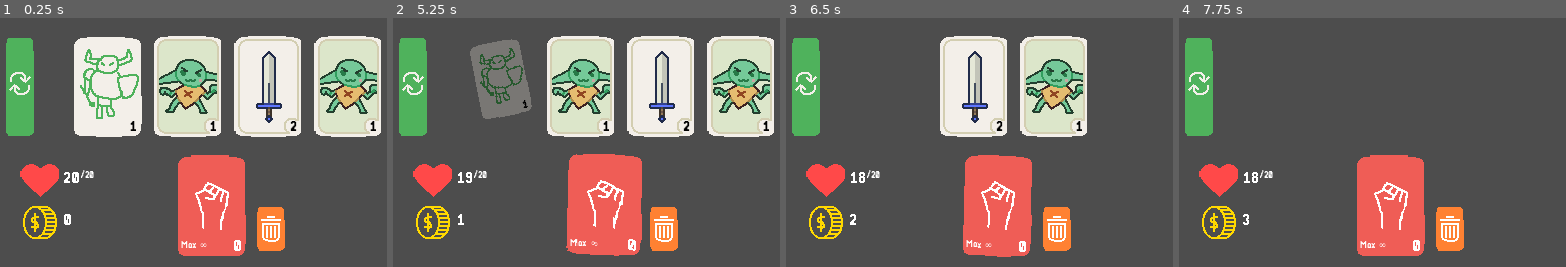
Above: before the commit, frames 1-4 (left to right).
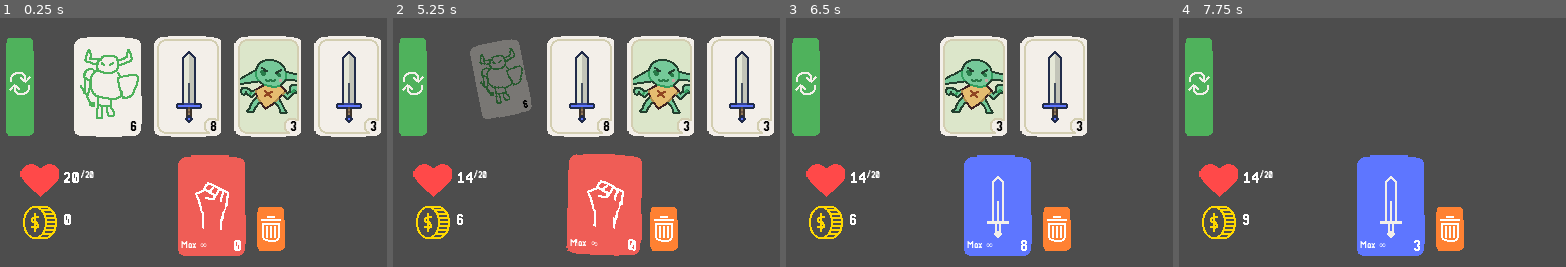
Above: after the commit, the same moments.

Repository: galo-01/exitTheDungeon
Game: Godot game, scene res://Scenes/Test_1.tscn
The game is run twice, just before and just after one commit, with the same random seed, the same clock (stepped at 60 frames per second) and the same inputs.
Inputs (mouse positions are in pixels of both pictures, inside the frame that each line leads up to):
- Up to frame 1 (0.25 s): no input
- Up to frame 2 (5.25 s): click (412, 85) at 0.5 s; click (663, 229) at 1.25 s; click (412, 85) at 2 s; click (663, 229) at 2.75 s; click (412, 85) at 3.5 s; click (663, 229) at 4.25 s; tap Enter at 5 s; move the mouse to (501, 87) at 5.02 s; click (501, 87) at 5.17 s
- Up to frame 3 (6.5 s): move the mouse to (933, 87) at 5.77 s; click (933, 87) at 5.92 s
- Up to frame 4 (7.75 s): move the mouse to (1364, 87) at 6.52 s; click (1364, 87) at 6.67 s; move the mouse to (1407, 87) at 7.27 s; click (1407, 87) at 7.42 s

The runs differ from the first frame. In frame 1, 16% of the frame differs, in the area x 33-98%, y 9-46%; in frame 2, 16%; in frame 3, 17%, in the area x 16-77%, y 9-96%; in frame 4, 6.9%.

Commit message:
Added CardObject that contains its CardData and other mutuable values.

Diff:
--- a/exitthedungeon/Code/card.gd
+++ b/exitthedungeon/Code/card management/card.gd
@@ -13,18 +13,22 @@
 	$Animator.play('idle')
 
 
-func set_card(data: CardData):
+func set_card(cardObj: CardObject):
 
 	# 1) Level and type from the card data
-	type = data.type
-	level = randi_range(data.min_level, data.max_level)
+	type = cardObj.data.type
+	level = cardObj.level
 
 	print(level)
 
+
 	# 2) Set texture and level visuals
-	$Sprite.texture = data.texture
-	LevelLabel.text = str(level)
+	$Sprite.texture = cardObj.data.texture
+	LevelLabel.text = str(cardObj.level)
 	$Animator.play('idle')
+
+
+
 
 # ---------------------------------------------------------------- Click
 
--- /dev/null
+++ b/exitthedungeon/Code/card management/cardObj.gd
@@ -0,0 +1,9 @@
+extends RefCounted
+class_name CardObject
+
+var data: CardData
+var level: int
+
+func _init(card_data: CardData):
+	data = card_data
+	level = randi_range(data.min_level, data.max_level)
--- a/exitthedungeon/Code/card_manager.gd
+++ b/exitthedungeon/Code/card management/card_manager.gd
@@ -4,9 +4,10 @@
 @onready var CardContainer = $CardsContainer
 
 
-
 @export var cards_pool: Array[CardData] # NEW array of posible cards
 
+
+var deck: Array[CardObject] = []
 
 
 func _ready() -> void:
@@ -23,7 +24,7 @@
 	print('------------')
 	for i in num:
 
-		# Create card and add to CardContainer
+		# Create card NODE and add to CardContainer
 		var card_instance = Card.instantiate()
 
 		# Add card to CardContainer
@@ -32,8 +33,11 @@
 		# Choose a card from the card_pool
 		var card_data = cards_pool[randi_range(0,cards_pool.size()-1)]
 
-		# give cardData to the card created
-		card_instance.set_card(card_data)
+		# Create a card OBJECT and give it the card_data
+		var card_obj = CardObject.new(card_data)
+
+		# give card_obj to the card created
+		card_instance.set_card(card_obj)
 
 
 	# Update layout after all cards were added
--- a/exitthedungeon/Code/global.gd
+++ b/exitthedungeon/Code/global.gd
@@ -12,8 +12,9 @@
 
 # ------------------------------------------------------------ DECK BOULDING
 
-var full_deck = [] # will be the sum fo player_deck and enemy_deck
-var cards_on_table = []
+
+var player_deck = [] # not used yet
+var table_cards: Array[CardObject] = []
 
 # ------------------------------------------------------------- CARD ACTIONS
 
--- a/exitthedungeon/Scenes/Card.tscn
+++ b/exitthedungeon/Scenes/Card.tscn
@@ -1,6 +1,6 @@
 [gd_scene load_steps=11 format=3 uid="uid://cv2trkxduoqww"]
 
-[ext_resource type="Script" path="res://Code/card.gd" id="1_pji3r"]
+[ext_resource type="Script" path="res://Code/card management/card.gd" id="1_pji3r"]
 [ext_resource type="Texture2D" uid="uid://b4eua80iyyq7u" path="res://Sprites/Cards/card_goblin2.png" id="2_k10kk"]
 [ext_resource type="LabelSettings" uid="uid://eel80ghwbypo" path="res://Sprites/Label Settings/label3_normal.tres" id="3_40rcs"]
 
--- a/exitthedungeon/Scenes/Test_1.tscn
+++ b/exitthedungeon/Scenes/Test_1.tscn
@@ -1,22 +1,30 @@
-[gd_scene load_steps=22 format=3 uid="uid://b28wgg8vsvahw"]
+[gd_scene load_steps=24 format=3 uid="uid://b28wgg8vsvahw"]
 
 [ext_resource type="PackedScene" uid="uid://cv2trkxduoqww" path="res://Scenes/Card.tscn" id="1_ac6jj"]
-[ext_resource type="Script" path="res://Code/card_manager.gd" id="1_c3chp"]
+[ext_resource type="Script" path="res://Code/card management/card_manager.gd" id="1_c3chp"]
 [ext_resource type="Script" path="res://Code/hero.gd" id="2_bja64"]
 [ext_resource type="Texture2D" uid="uid://qyonxvr620xd" path="res://Sprites/healthIcon1.png" id="2_txy4r"]
-[ext_resource type="Script" path="res://Code/cards_container.gd" id="3_1dfm8"]
-[ext_resource type="Script" path="res://Code/cardData.gd" id="3_hy8ve"]
+[ext_resource type="Script" path="res://Code/card management/cards_container.gd" id="3_1dfm8"]
+[ext_resource type="Script" path="res://Code/card management/cardData.gd" id="3_hy8ve"]
 [ext_resource type="Texture2D" uid="uid://dhmlcvakwx6jh" path="res://Sprites/changeCardsButton1.png" id="4_wgtaw"]
 [ext_resource type="Resource" uid="uid://dxy00cbymskb2" path="res://Scenes/Tres/goblins/goblin.tres" id="5_6xdy8"]
 [ext_resource type="Resource" uid="uid://cn7xin2cd04il" path="res://Scenes/Tres/weapons/sword.tres" id="5_pbkl7"]
 [ext_resource type="LabelSettings" uid="uid://kfihbm5bi7c3" path="res://Sprites/Label Settings/label1_normal.tres" id="6_bo4sg"]
-[ext_resource type="Resource" uid="uid://jhmjvjl0ghhg" path="res://Scenes/Tres/goblins/slime.tres" id="6_x3gt3"]
+[ext_resource type="Texture2D" uid="uid://db41vk56eqacp" path="res://Sprites/Cards/card_goblin1.png" id="6_iwkjg"]
 [ext_resource type="LabelSettings" uid="uid://cg46jtso5i2j3" path="res://Sprites/Label Settings/label2_small.tres" id="7_4sdm5"]
 [ext_resource type="Resource" uid="uid://br24ajl6f7fku" path="res://Scenes/Tres/goblins/goblin_warrior.tres" id="7_8hcp5"]
 [ext_resource type="Texture2D" uid="uid://bvwblna6aqlye" path="res://Sprites/handCard.png" id="7_d8wla"]
 [ext_resource type="Texture2D" uid="uid://hlte2rb60wek" path="res://Sprites/coinIcon1.png" id="8_j8ma8"]
 [ext_resource type="Resource" uid="uid://d3jhioa2lghyn" path="res://Scenes/Tres/items/potion_minor.tres" id="8_vxm47"]
+[ext_resource type="Resource" uid="uid://deohwbgeuac4g" path="res://Scenes/Tres/items/potion_mayor.tres" id="9_bw5an"]
 [ext_resource type="Texture2D" uid="uid://bi7036lw0nhbg" path="res://Sprites/discardButton1.png" id="9_fnpkm"]
+
+[sub_resource type="Resource" id="Resource_ysw25"]
+script = ExtResource("3_hy8ve")
+type = "monster"
+texture = ExtResource("6_iwkjg")
+min_level = 1
+max_level = 4
 
 [sub_resource type="Animation" id="Animation_qmqw4"]
 resource_name = "attack"
@@ -126,7 +134,7 @@
 [node name="CardManager" type="Node2D" parent="."]
 script = ExtResource("1_c3chp")
 Card = ExtResource("1_ac6jj")
-cards_pool = Array[ExtResource("3_hy8ve")]([ExtResource("5_pbkl7"), ExtResource("5_6xdy8"), ExtResource("6_x3gt3"), ExtResource("7_8hcp5"), ExtResource("8_vxm47")])
+cards_pool = Array[ExtResource("3_hy8ve")]([ExtResource("5_pbkl7"), ExtResource("5_6xdy8"), SubResource("Resource_ysw25"), ExtResource("7_8hcp5"), ExtResource("8_vxm47"), ExtResource("9_bw5an")])
 
 [node name="CardsContainer" type="Node2D" parent="CardManager"]
 position = Vector2(224, 32)
--- a/exitthedungeon/Scenes/Tres/goblins/goblin.tres
+++ b/exitthedungeon/Scenes/Tres/goblins/goblin.tres
@@ -1,11 +1,11 @@
 [gd_resource type="Resource" script_class="CardData" load_steps=3 format=3 uid="uid://dxy00cbymskb2"]
 
-[ext_resource type="Script" path="res://Code/cardData.gd" id="1_ckubu"]
+[ext_resource type="Script" path="res://Code/card management/cardData.gd" id="1_xaer6"]
 [ext_resource type="Texture2D" uid="uid://db41vk56eqacp" path="res://Sprites/Cards/card_goblin1.png" id="2_8ifer"]
 
 [resource]
-script = ExtResource("1_ckubu")
+script = ExtResource("1_xaer6")
 type = "monster"
 texture = ExtResource("2_8ifer")
 min_level = 1
-max_level = 1
+max_level = 4
--- a/exitthedungeon/Scenes/Tres/goblins/goblin_warrior.tres
+++ b/exitthedungeon/Scenes/Tres/goblins/goblin_warrior.tres
@@ -1,11 +1,11 @@
 [gd_resource type="Resource" script_class="CardData" load_steps=3 format=3 uid="uid://br24ajl6f7fku"]
 
-[ext_resource type="Script" path="res://Code/cardData.gd" id="1_nmouf"]
+[ext_resource type="Script" path="res://Code/card management/cardData.gd" id="1_d5xnj"]
 [ext_resource type="Texture2D" uid="uid://cotk347atwl8n" path="res://Sprites/Cards/card_goblin3.png" id="2_fm5f8"]
 
 [resource]
-script = ExtResource("1_nmouf")
+script = ExtResource("1_d5xnj")
 type = "monster"
 texture = ExtResource("2_fm5f8")
-min_level = 1
-max_level = 1
+min_level = 5
+max_level = 9
--- a/exitthedungeon/Scenes/Tres/goblins/slime.tres
+++ /dev/null
@@ -1,11 +0,0 @@
-[gd_resource type="Resource" script_class="CardData" load_steps=3 format=3 uid="uid://jhmjvjl0ghhg"]
-
-[ext_resource type="Script" path="res://Code/cardData.gd" id="1_dpbvm"]
-[ext_resource type="Texture2D" uid="uid://db41vk56eqacp" path="res://Sprites/Cards/card_goblin1.png" id="2_q5e48"]
-
-[resource]
-script = ExtResource("1_dpbvm")
-type = "monster"
-texture = ExtResource("2_q5e48")
-min_level = 1
-max_level = 4
--- a/exitthedungeon/Scenes/Tres/items/potion_mayor.tres
+++ b/exitthedungeon/Scenes/Tres/items/potion_mayor.tres
@@ -1,11 +1,11 @@
 [gd_resource type="Resource" script_class="CardData" load_steps=3 format=3 uid="uid://deohwbgeuac4g"]
 
-[ext_resource type="Script" path="res://Code/cardData.gd" id="1_8hmpn"]
-[ext_resource type="Texture2D" uid="uid://n2nbuxi4vv0l" path="res://Sprites/Cards/card_potion_minor.png" id="2_uwkki"]
+[ext_resource type="Script" path="res://Code/card management/cardData.gd" id="1_xkn5m"]
+[ext_resource type="Texture2D" uid="uid://dmm2pc0r1hn75" path="res://Sprites/Cards/card_potion_mayor.png" id="2_qmpao"]
 
 [resource]
-script = ExtResource("1_8hmpn")
+script = ExtResource("1_xkn5m")
 type = "potion"
-texture = ExtResource("2_uwkki")
-min_level = 4
-max_level = 6
+texture = ExtResource("2_qmpao")
+min_level = 5
+max_level = 8
--- a/exitthedungeon/Scenes/Tres/items/potion_minor.tres
+++ b/exitthedungeon/Scenes/Tres/items/potion_minor.tres
@@ -1,6 +1,6 @@
 [gd_resource type="Resource" script_class="CardData" load_steps=3 format=3 uid="uid://d3jhioa2lghyn"]
 
-[ext_resource type="Script" path="res://Code/cardData.gd" id="1_hnl1x"]
+[ext_resource type="Script" path="res://Code/card management/cardData.gd" id="1_hnl1x"]
 [ext_resource type="Texture2D" uid="uid://n2nbuxi4vv0l" path="res://Sprites/Cards/card_potion_minor.png" id="2_g2kr3"]
 
 [resource]
--- a/exitthedungeon/Scenes/Tres/weapons/sword.tres
+++ b/exitthedungeon/Scenes/Tres/weapons/sword.tres
@@ -1,11 +1,11 @@
 [gd_resource type="Resource" script_class="CardData" load_steps=3 format=3 uid="uid://cn7xin2cd04il"]
 
-[ext_resource type="Script" path="res://Code/cardData.gd" id="1_rjv62"]
+[ext_resource type="Script" path="res://Code/card management/cardData.gd" id="1_af10b"]
 [ext_resource type="Texture2D" uid="uid://dxwsxfrx5vgfy" path="res://Sprites/Cards/card_sword1.png" id="2_4ehq2"]
 
 [resource]
-script = ExtResource("1_rjv62")
+script = ExtResource("1_af10b")
 type = "weapon"
 texture = ExtResource("2_4ehq2")
-min_level = 1
+min_level = 2
 max_level = 8
Renamed: exitthedungeon/Code/cardData.gd -> exitthedungeon/Code/card management/cardData.gd
Renamed: exitthedungeon/Code/cards_container.gd -> exitthedungeon/Code/card management/cards_container.gd
